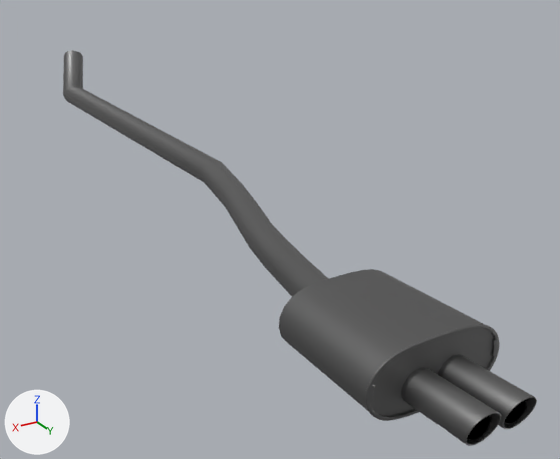
The glTF model content/cars/nissan_rs13/exhaust_oem.glb, before and after one commit.
Before and after are seen from a 50 mm lens placed at (1.35, 2.87, 0.86), pointed at (0.17, 0.91, -0.12). The axes (+X, +Y, +Z) are drawn at lower left. The lights are the same throughout. Where no turn or scale is listed for an object, it has been applied to the vertices. Vertices at the same position are counted once.

The scene before the commit, as lines of its bpy script (objects in view):
```python
me_exhaust = bpy.data.meshes.new('Exhaust')
me_exhaust.from_pydata(...)  # 1109 vertices, 2062 faces; spans x 0.22..0.66, y -0.89..2.18, z -0.05..0.17
me_exhaust.materials.append(mat_chrome)
me_exhaust_inside = bpy.data.meshes.new('Exhaust Inside')
me_exhaust_inside.from_pydata(...)  # 324 vertices, 572 faces; spans x 0.4379..0.5749, y 2.0149..2.1567, z 0.0122..0.0737
me_exhaust_inside.materials.append(mat_black_mate)
ob_exhaust = bpy.data.objects.new('Exhaust', me_exhaust)
ob_exhaust.location = (0.0, 0.0, 0.015)
ob_exhaust_inside = bpy.data.objects.new('Exhaust Inside', me_exhaust_inside)
ob_exhaust_inside.location = (0.0, -0.003, 0.03)
```
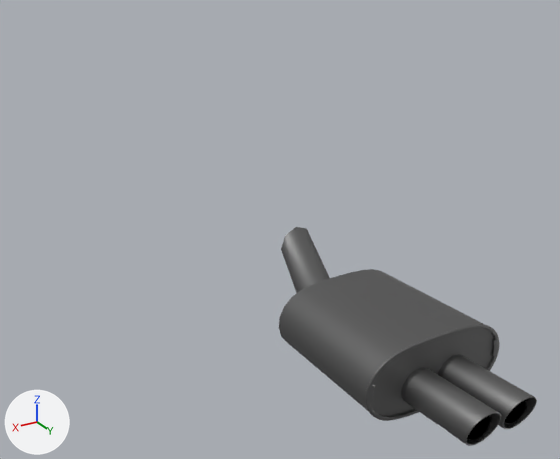
Commit message: Minor fix of exhaust_hks and exhaust_oem

Where the newer file only moved an object's origin or applied its transform, the numbers keep the older frame.

Location of each change, [x1, y1, x2, y2] in pixels of the pictures (560 x 459 px):
'Exhaust', reshaped (45% narrower, 45% shorter)
    before: [63, 50, 537, 446]
    after: [279, 227, 537, 446]
part 1 of me_exhaust, cut back
    before: [63, 50, 329, 296]
    after: [281, 227, 330, 293]

Edits to the bpy script that builds the scene:
```text
Change me_exhaust:
    used by ob_exhaust; location = (0.0, 0.0, 0.015)
    remove me_exhaust.from_pydata(...)  # 1109 vertices, 2062 faces; spans x 0.22..0.66, y -0.89..2.18, z -0.05..0.17
    add me_exhaust.from_pydata(...)  # 1053 vertices, 1950 faces; spans x 0.36..0.66, y 1.47..2.18, z -0.02..0.14
    me_exhaust part 1
    56 vertices are removed from x 0.22..0.48, y -0.89..1.34, z -0.05..0.17
    112 faces are deleted
    6 vertices in x 0.42..0.51, y 1.47..1.48, z -0.01..0.05 move by (0.0, 0.0, 0.08)
    2 vertices move from x 0.47, y 1.47, z -0.02..0.07 to x 0.47, y 1.47, z 0.05..0.14
```
